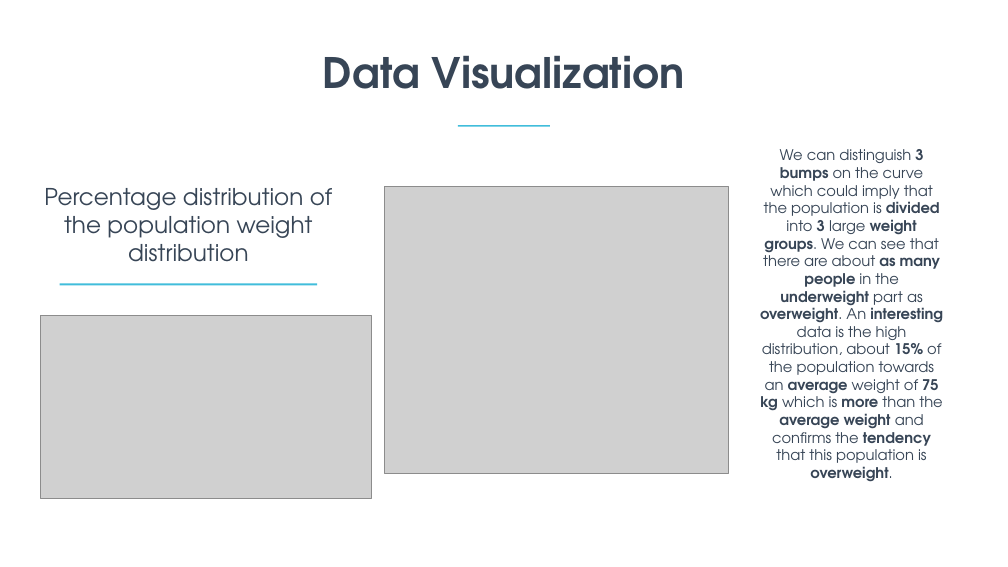
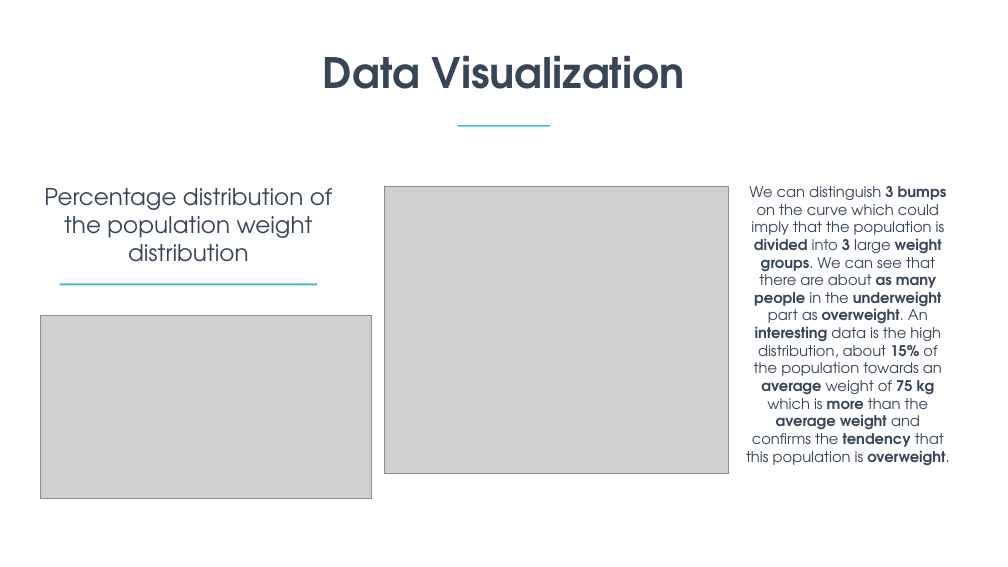
Before and after one commit to Aursen/ObesityAnalysis, a slide deck: slide 6 of Report.pptx. Drawn at 1008x567 pixels with LibreOffice and Linux fonts; fonts in the diff are those of the drawing; grey boxes stand for pictures. Boxes give left, top, right and bottom in pixels: in the first picture for what was removed or moved away, otherwise in the second. Text is boxed around its words. In the diff, an @@ line names an element or a change of style, - is before the commit and + after.

```diff
--- a/Report.pptx
+++ b/Report.pptx
@@ text "We can distinguish 3 bumps ..." rewrapped from (x1=760, y1=149, x2=943, y2=482) to (x1=746, y1=186, x2=949, y2=466) @@
```
Also in this commit, not shown: 2 other slides changed.
